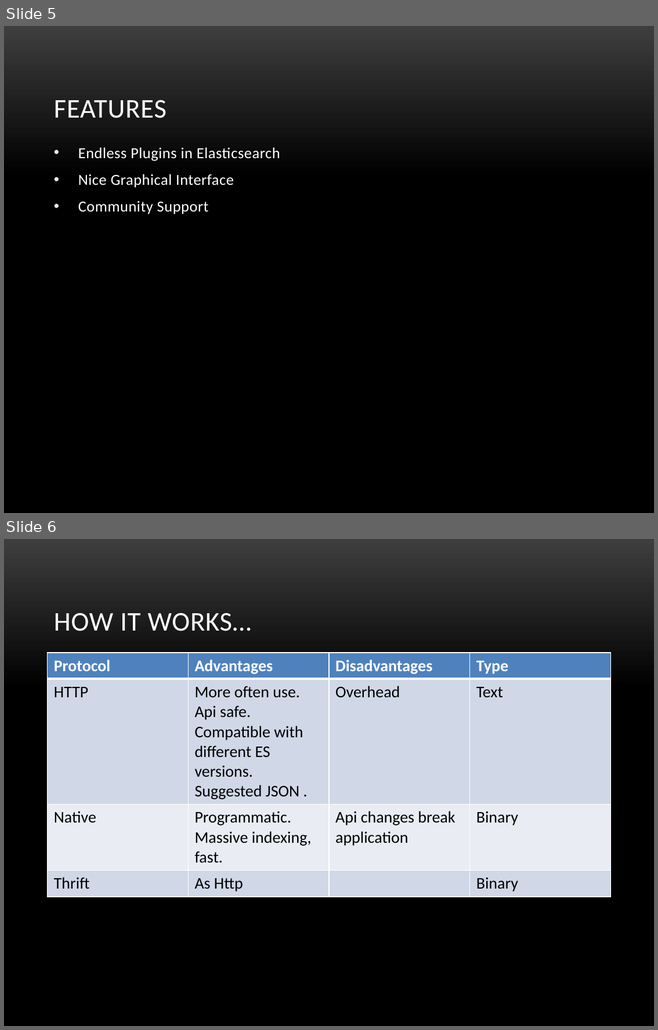
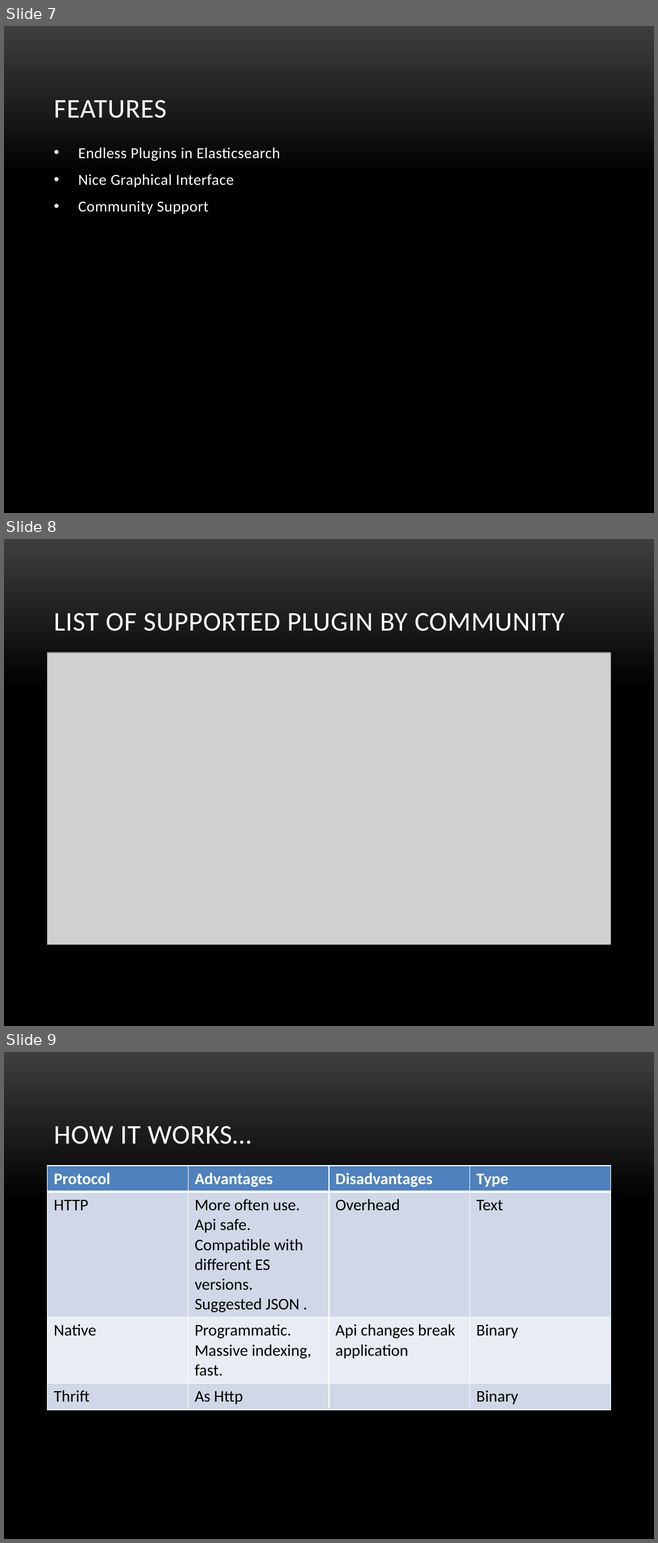
Before and after one commit to veravira/data-logger, a slide deck: es.pptx. Shown one above the other, each under a label of ours: slides 5 and 6 before the commit, slides 7, 8 and 9 after it. The pictures are 658x1030 and 658x1543 pixels, drawn with LibreOffice and Linux fonts; fonts in the diff are those of the drawing; grey boxes stand for pictures; background and template pictures are left out. Boxes give left, top, right and bottom in pixels: in the first picture for what was removed or moved away, otherwise in the second. Text is boxed around its words. In the diff, an @@ line names an element or a change of style, - is before the commit and + after.

```diff
--- a/es.pptx
+++ b/es.pptx
@@ slide 8 added at (4,539,654,1026), background picture (left out) @@
@@ title added at (54,613,564,631), 30 pt, text #FFFFFF @@
+LIST OF SUPPORTED PLUGIN BY COMMUNITY
@@ picture added at (48,653,611,945) @@
@@ what was slide 5 is now slide 7 @@
@@ what was slide 6 is now slide 9 @@
```
Also in this commit, not shown: 3 slides changed, 2 other slides added, 1 slide removed.
